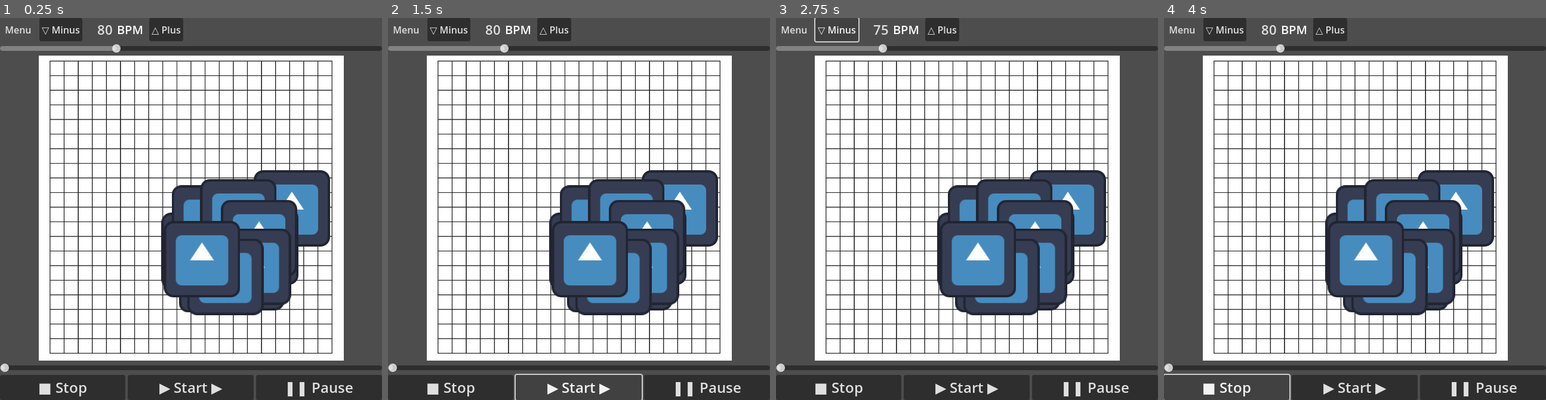
Above: before the commit, frames 1-4 (left to right).
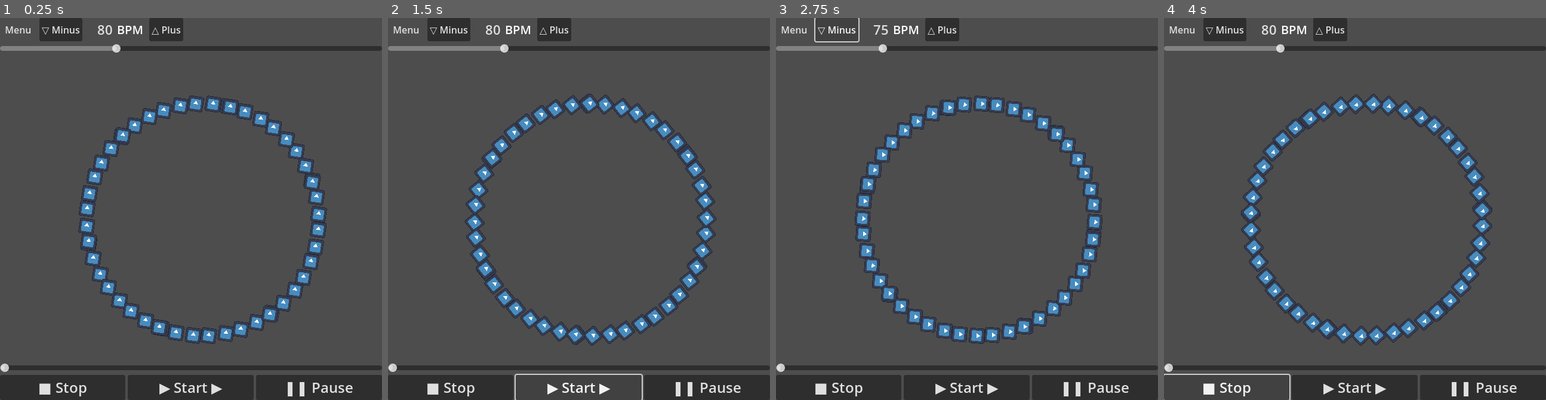
Above: after the commit, the same moments.

Repository: bfxdev/groove-coach
Game: Godot game, scene res://main.tscn
Two runs of this game, one before a commit and one after it. Both use one fixed random seed, a clock stepped at 60 frames per second and the inputs below. The engine's default icon, where the game draws it, is replaced by a stand-in: a white triangle on a blue panel in a dark square.
Inputs:
- Up to frame 1 (0.25 s): no input
- Up to frame 2 (1.5 s): click "▶ Start ▶️" at 0.5 s; click "▶ Start ▶️" at 1.25 s
- Up to frame 3 (2.75 s): click "▽ Minus" at 2 s
- Up to frame 4 (4 s): click "△ Plus" at 2.75 s; click "■ Stop" at 3.5 s

The runs differ from the first frame. In frame 1, 56% of the frame differs, in the area x 10-90%, y 9-90%; in frame 2, 56%; in frame 3, 56%; in frame 4, 56%.

Commit message:
Simplified now resizing works properly

Diff:
--- a/Note.tscn
+++ b/Note.tscn
@@ -8,4 +8,5 @@
 
 [node name="Sprite2D" type="Sprite2D" parent="."]
 position = Vector2(-2.38419e-07, -2.38419e-07)
+scale = Vector2(0.2, 0.2)
 texture = ExtResource("1_wn01w")
--- a/clock_viewer.gd
+++ b/clock_viewer.gd
@@ -2,21 +2,21 @@
 
 class_name ClockViewer
 
-@onready var canvas:Node2D = %Canvas
-@onready var panel:PanelContainer = %Panel
+@onready var canvas = %Canvas
+#@onready var panel = %Panel
 
 @export var note_scene:PackedScene
 
 
-var panel_size:Vector2 = Vector2(400,400)
+var canvas_size:Vector2 = Vector2(400,400)
 var notes:Array[Note] = []
 
 func _ready():
-	panel_size = panel.size
+	canvas_size = canvas.size
 	_spawn_notes()
 
 func _spawn_notes() -> void:
-	for i in range(10):
+	for i in range(50):
 		var new_note = note_scene.instantiate()
 		canvas.add_child(new_note)
 		notes.append(new_note)
@@ -29,10 +29,16 @@
 func _place_notes() -> void:
 	var i = 0
 	for note in notes:
-		note.position = Vector2(cos(i) * 0.1 * panel_size.x, sin(i) * 0.1 * panel_size.y)
+		note.position = canvas_size/2 + canvas_size.rotated(i)/4
 		i += 1
 
+func _process(delta: float) -> void:
+	canvas.rotation += 0.01
+
 func _on_resized() -> void:
-	if panel != null:
-		panel_size = panel.size
+	print("Size of main container:", self.size)
+	if canvas != null:
+		canvas_size = canvas.size
+		print("New canvas size:", canvas_size)
+		canvas.pivot_offset = canvas_size/2
 	_place_notes()
--- a/clock_viewer.tscn
+++ b/clock_viewer.tscn
@@ -1,39 +1,21 @@
-[gd_scene load_steps=4 format=3 uid="uid://b1vktehnfxkvp"]
+[gd_scene load_steps=3 format=3 uid="uid://b1vktehnfxkvp"]
 
-[ext_resource type="Texture2D" uid="uid://ccxd4mc5pv6fu" path="res://grid.jpg" id="1_kig64"]
 [ext_resource type="PackedScene" uid="uid://544el6p2syvg" path="res://note.tscn" id="1_venu5"]
 [ext_resource type="Script" uid="uid://cjbjdjvqlf1ax" path="res://clock_viewer.gd" id="1_wt0mg"]
 
-[node name="ClockViewer" type="Control"]
-layout_mode = 3
+[node name="ClockViewer" type="AspectRatioContainer"]
 anchors_preset = 15
 anchor_right = 1.0
 anchor_bottom = 1.0
 grow_horizontal = 2
 grow_vertical = 2
+size_flags_horizontal = 3
+size_flags_vertical = 3
 script = ExtResource("1_wt0mg")
 note_scene = ExtResource("1_venu5")
 
-[node name="Panel" type="PanelContainer" parent="."]
+[node name="Canvas" type="Control" parent="."]
 unique_name_in_owner = true
-layout_mode = 1
-anchors_preset = 15
-anchor_right = 1.0
-anchor_bottom = 1.0
-grow_horizontal = 2
-grow_vertical = 2
-
-[node name="TextureRect" type="TextureRect" parent="Panel"]
 layout_mode = 2
-texture = ExtResource("1_kig64")
-expand_mode = 1
-
-[node name="Canvas" type="Node2D" parent="Panel"]
-unique_name_in_owner = true
-position = Vector2(320, 320)
-
-[node name="NoteTemplate" parent="Panel/Canvas" instance=ExtResource("1_venu5")]
-unique_name_in_owner = true
-position = Vector2(104, -64)
 
 [connection signal="resized" from="." to="." method="_on_resized"]
--- a/main.tscn
+++ b/main.tscn
@@ -90,14 +90,12 @@
 allow_greater = true
 allow_lesser = true
 
-[node name="ViewerPanel" type="AspectRatioContainer" parent="VBoxContainer"]
+[node name="Viewer" type="Control" parent="VBoxContainer"]
 layout_mode = 2
-size_flags_horizontal = 3
 size_flags_vertical = 3
 
-[node name="Clock" parent="VBoxContainer/ViewerPanel" instance=ExtResource("3_h2yge")]
-layout_mode = 2
-size_flags_vertical = 3
+[node name="Clock" parent="VBoxContainer/Viewer" instance=ExtResource("3_h2yge")]
+layout_mode = 1
 
 [node name="TimeSlider" type="HSlider" parent="VBoxContainer"]
 layout_mode = 2
Not shown, changed: dist/groove-coach.apk
Not shown, changed: dist/groove-coach.apk.idsig
Not shown, changed: dist/groove-coach.console.exe
Not shown, changed: dist/groove-coach.exe
Not shown, changed: dist/groove-coach.pck
Not shown, changed: web/groove-coach.html
Not shown, changed: web/groove-coach.js
Not shown, changed: web/groove-coach.pck
Not shown, changed: web/groove-coach.wasm
